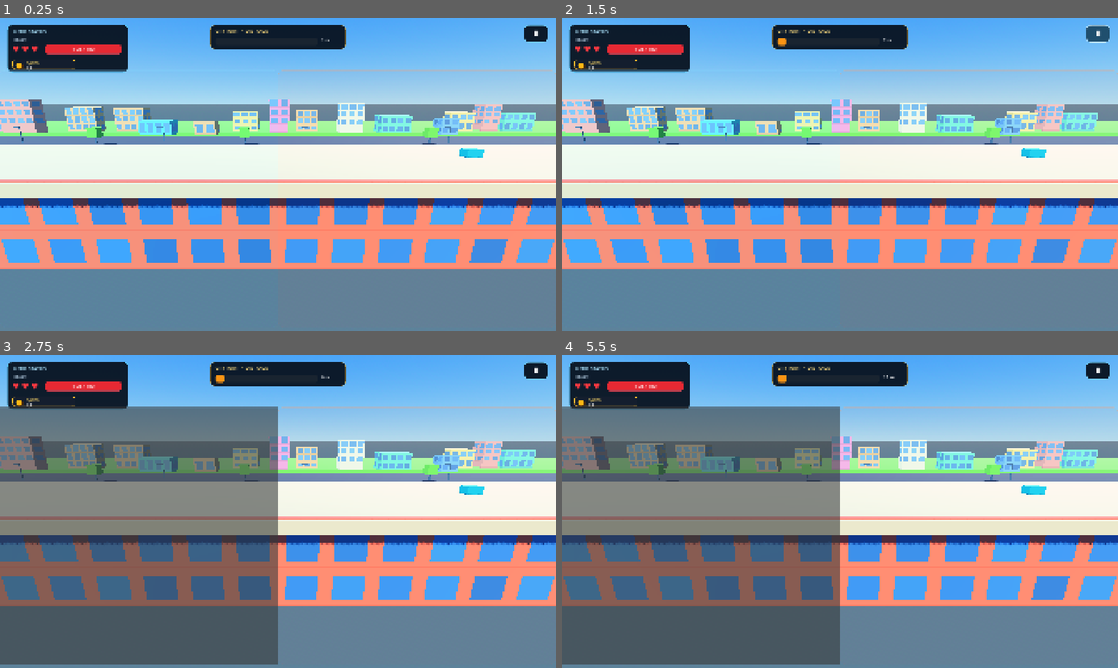
Above: before the commit, frames 1-4 (two rows, left to right).
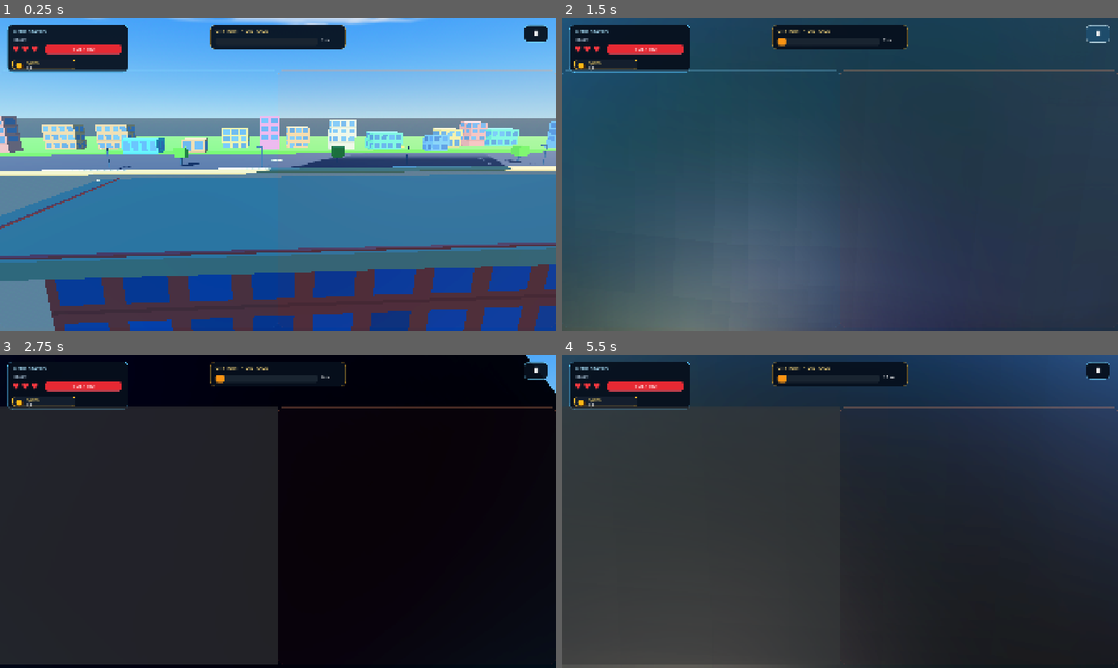
Above: after the commit, the same moments.

Repository: nnamdinwali/shadow-killer
Game: Godot game, scene res://node_3d.tscn
Two runs of this game, one before a commit and one after it. Both use one fixed random seed, a clock stepped at 60 frames per second and the inputs below.
Inputs (mouse positions are in pixels of both pictures, inside the frame that each line leads up to):
- Up to frame 1 (0.25 s): no input
- Up to frame 2 (1.5 s): click "Ⅱ" at 0.5 s; click "▶" at 1.25 s
- Up to frame 3 (2.75 s): click (139, 536) at 2 s
- Up to frame 4 (5.5 s): click (979, 536) at 2.75 s; click "Ⅱ" at 3.5 s; click "▶" at 4.25 s; click (701, 536) at 5 s

The runs differ from the first frame. In frame 1, 71% of the frame differs, in the area x 0-100%, y 0-100%; in frame 2, 95%; in frame 3, 94%; in frame 4, 94%.

Commit message:
Add runner to rooftop and follow with camera

Diff:
--- a/node_3d.tscn
+++ b/node_3d.tscn
@@ -2,6 +2,8 @@
 
 [ext_resource type="Script" uid="uid://cj6yoeqsa01w" path="res://city_polish.gd" id="1_city_polish"]
 [ext_resource type="Script" uid="uid://chyh2fa3nh7ou" path="res://hud.gd" id="2_hud"]
+[ext_resource type="PackedScene" path="res://runner.tscn" id="3_runner"]
+[ext_resource type="Script" path="res://camera_3d.gd" id="4_camera"]
 
 [sub_resource type="Shader" id="Shader_clouds"]
 code = "shader_type spatial;
@@ -103,7 +105,10 @@
 script = ExtResource("1_city_polish")
 
 [node name="Camera3D" type="Camera3D" parent="." unique_id=1217030010]
-transform = Transform3D(1, 0, 0, 0, 0.9659258, 0.25881904, 0, -0.25881904, 0.9659258, 24, 8.5, 17)
+transform = Transform3D(1, 0, 0, 0, 0.9659258, 0.25881904, 0, -0.25881904, 0.9659258, 24, 10.5, 17)
+script = ExtResource("4_camera")
+target_path = NodePath("../Runner")
+offset = Vector3(0, 4.5, 14)
 current = true
 fov = 62.0
 near = 0.1
@@ -141,3 +146,6 @@
 starting_coins = 0
 
 [node name="CityPolishGenerated" type="Node3D" parent="." unique_id=2092020901]
+
+[node name="Runner" parent="." instance=ExtResource("3_runner")]
+position = Vector3(0, 5.2, 0)
